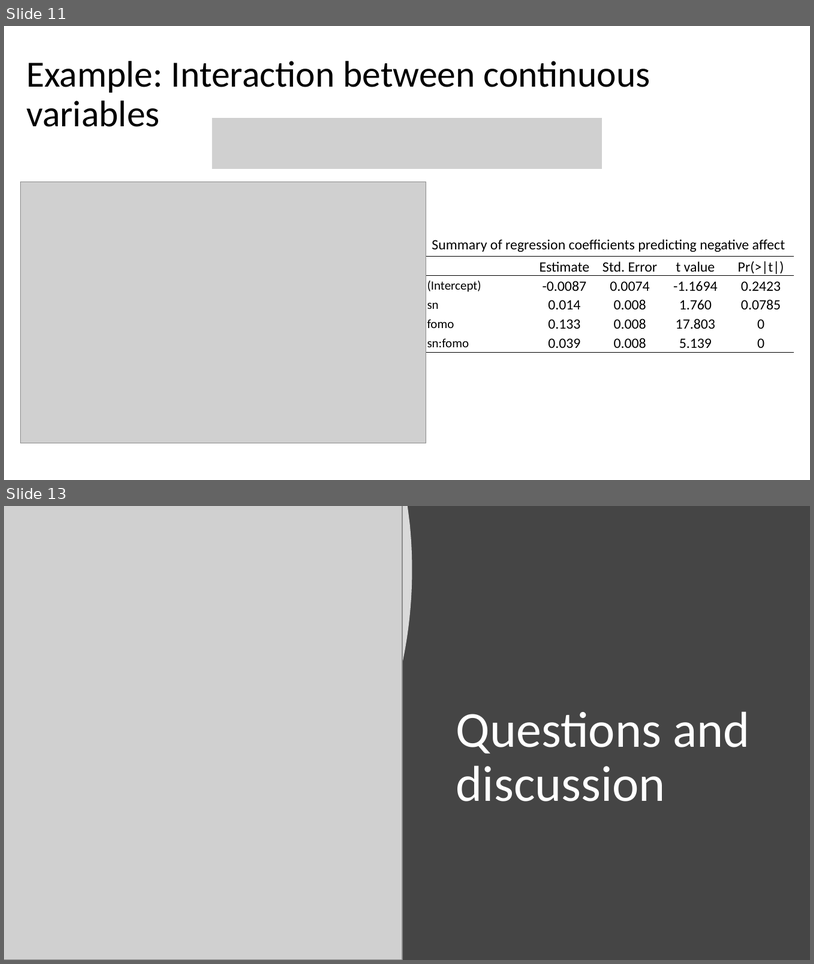
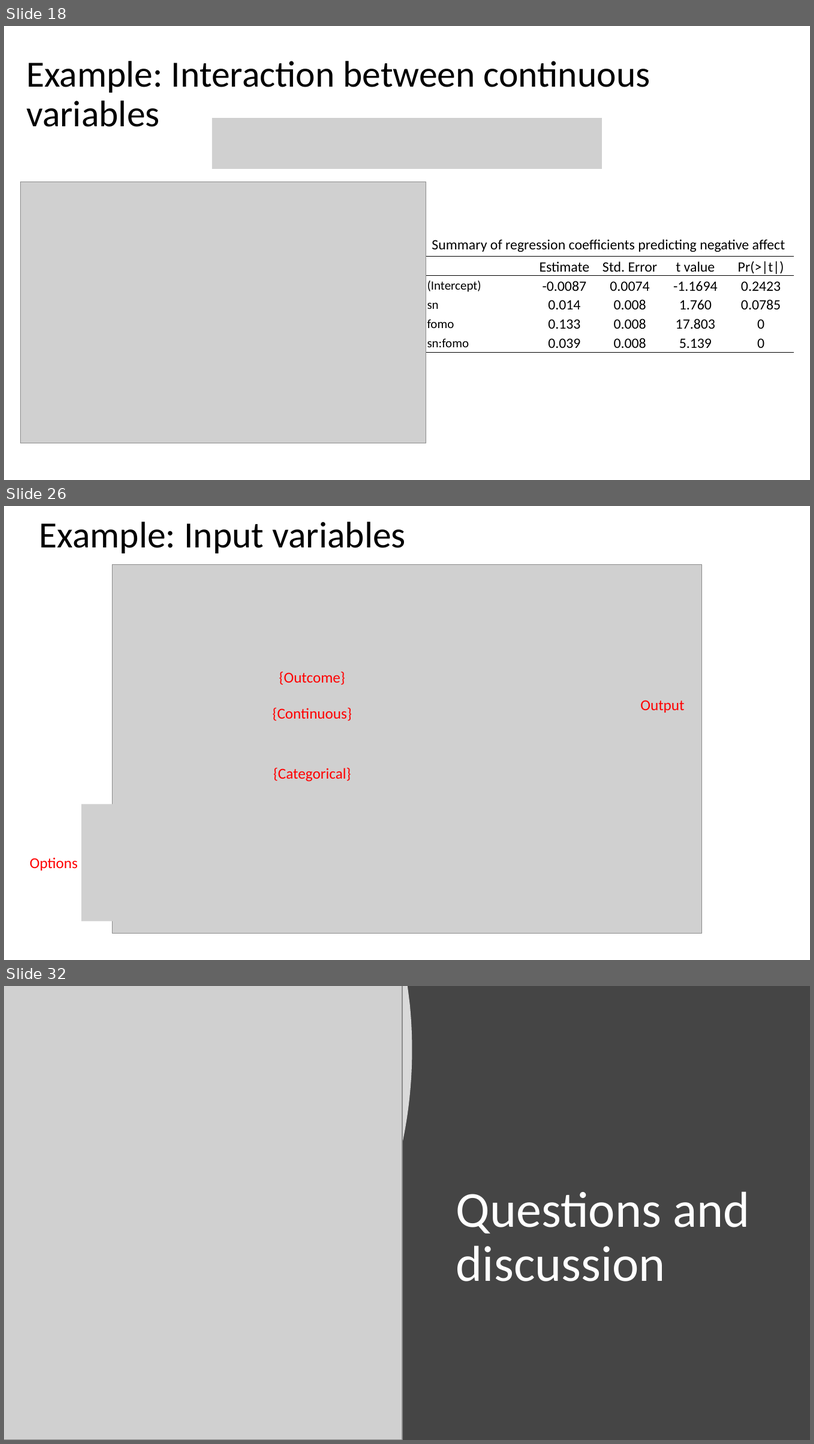
Before and after one commit to haututu/regressionLectures, a slide deck: regression_l1.pptx. Shown one above the other, each under a label of ours: slides 11 and 13 before the commit, slides 18, 26 and 32 after it; the slides between them are not shown. The pictures are 814x964 and 814x1444 pixels, drawn with LibreOffice and Linux fonts; fonts in the diff are those of the drawing; grey boxes stand for pictures. Boxes give left, top, right and bottom in pixels: in the first picture for what was removed or moved away, otherwise in the second. Text is boxed around its words. In the diff, an @@ line names an element or a change of style, - is before the commit and + after.

Commit message:
Updating screenshots and figures. Corrected issue with backwards compatability, i.e., using older format ppt.

```diff
--- a/regression_l1.pptx
+++ b/regression_l1.pptx
@@ slide 26 added at bbox=[4, 506, 810, 960], background #FFFFFF @@
@@ text added at bbox=[39, 522, 406, 553], 44 pt, text #000000 @@
+Example: Input variables
@@ picture added at bbox=[112, 565, 702, 933] @@
@@ picture added at bbox=[590, 615, 674, 784] @@
@@ text added at bbox=[279, 671, 345, 685], 18 pt, text #FF0000 @@
+{Outcome}
@@ text added at bbox=[641, 700, 684, 712], 18 pt, text #FF0000 @@
+Output
@@ text added at bbox=[273, 707, 352, 721], 18 pt, text #FF0000 @@
+{Continuous}
@@ text added at bbox=[273, 767, 351, 781], 18 pt, text #FF0000 @@
+{Categorical}
@@ picture added at bbox=[81, 804, 143, 921] @@
@@ text added at bbox=[30, 857, 78, 870], 18 pt, text #FF0000 @@
+Options
@@ what was slide 11 is now slide 18 @@
@@ what was slide 13 is now slide 32 @@
```
Also in this commit, not shown: 6 slides changed, 19 other slides added, 1 slide removed, 14 other files.
